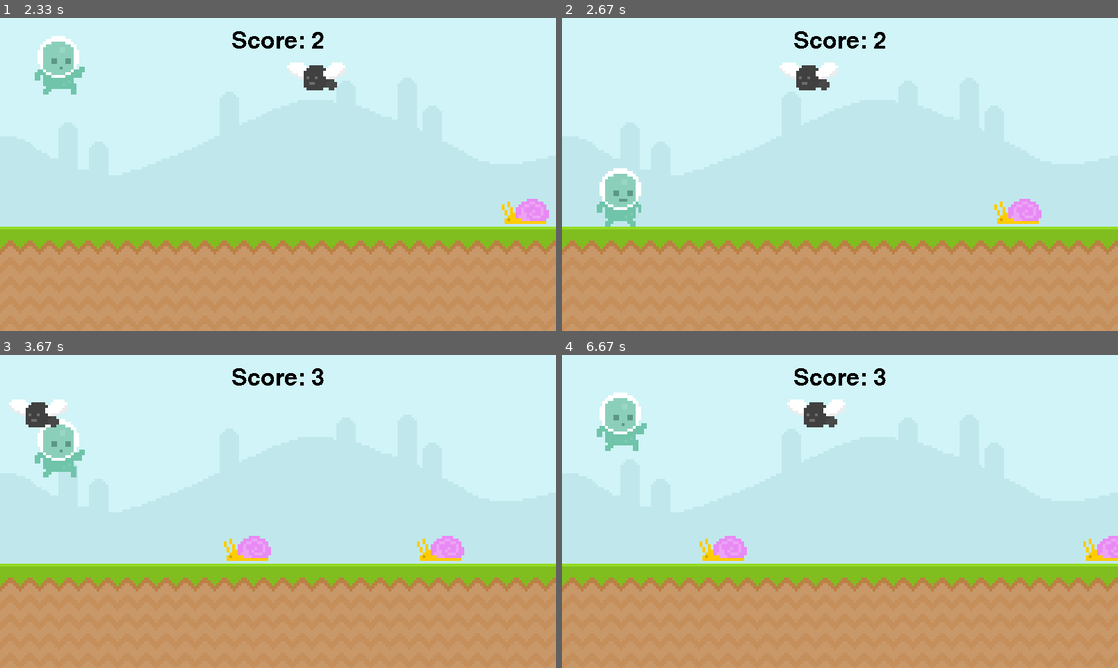
Above: before the commit, frames 1-4 (two rows, left to right).
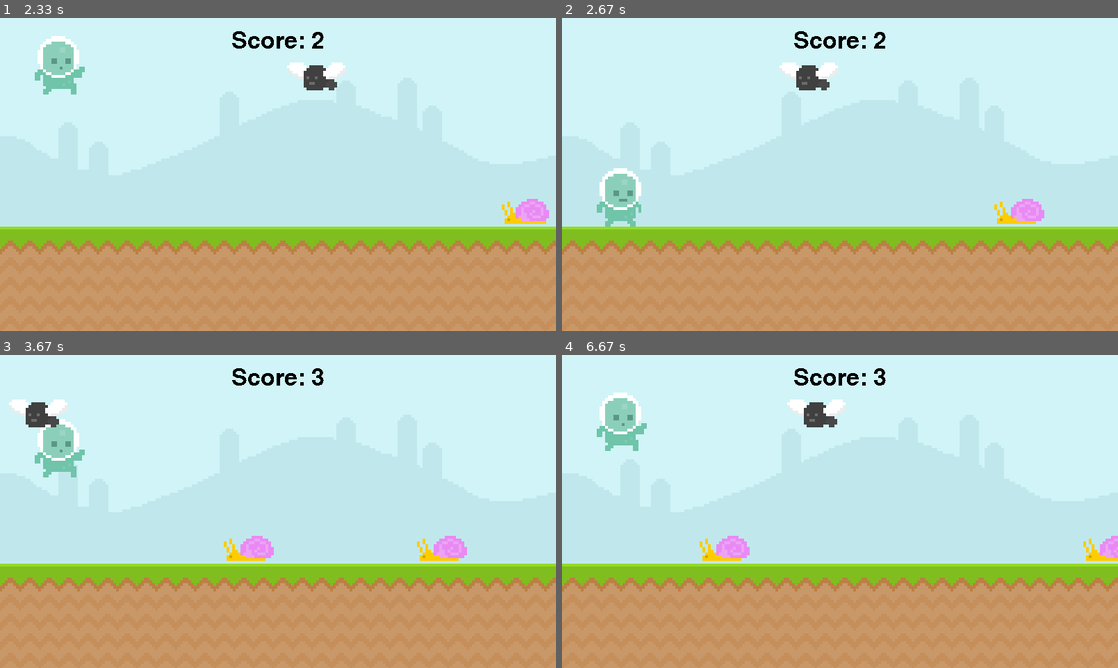
Above: after the commit, the same moments.

Repository: Librichard/Python-Games
Game: pygame game, started from The ultimate introduction to Pygame/Runner.py
Same seed, same stepped clock (60 frames per second), same inputs: the game is played once before the commit and once after it.
Inputs (mouse positions are in pixels of both pictures, inside the frame that each line leads up to):
- Up to frame 1 (2.33 s): click (55, 196) at 0.38 s; click (55, 196) at 1.22 s; tap Space at 2 s
- Up to frame 2 (2.67 s): tap Space at 2.4 s
- Up to frame 3 (3.67 s): tap Space at 2.7, 3.23, 3.53 s
- Up to frame 4 (6.67 s): tap Y at 3.67 s; tap Space at 4.07, 4.37, 4.97, 5.27, 5.8, 6.1, 6.47 s

Frame 1 is identical in both runs. In frame 2, 0.2% of the frame differs, in the area x 80-87%, y 57-66%; in frame 3, 0.4%, in the area x 42-84%, y 57-66%; in frame 4, 0.3%.

Commit message:
animating snail

Diff:
--- a/The ultimate introduction to Pygame/Runner.py
+++ b/The ultimate introduction to Pygame/Runner.py
@@ -9,6 +9,13 @@
 pygame.init()
 pygame.display.set_caption("Runner")
 pygame.time.set_timer(pygame.USEREVENT, 1000)
+
+snail_animation_timer = pygame.USEREVENT + 1
+pygame.time.set_timer(snail_animation_timer, 500)
+
+fly_animation_timer = pygame.USEREVENT + 2
+pygame.time.set_timer(fly_animation_timer, 200)
+
 screen              = pygame.display.set_mode((800, 450))
 clock               = pygame.time.Clock()
 sky_surf            = pygame.image.load("graphics/Sky.png").convert_alpha()
@@ -41,7 +48,13 @@
 player_stand_surf   = pygame.transform.rotozoom(player_stand_surf, 0, 2)
 player_stand_rect   = player_stand_surf.get_rect(center = (400, 200))
 
-snail_surf  = pygame.image.load("graphics/snail/snail1.png").convert_alpha()
+snail_glide1_surf   = pygame.image.load("graphics/snail/snail1.png").convert_alpha()
+snail_glide2_surf   = pygame.image.load("graphics/snail/snail2.png").convert_alpha()
+snail_glide         = [snail_glide1_surf, snail_glide2_surf]
+snail_index         = 0
+snail_surf          = snail_glide[snail_index]
+snail_rect          = snail_surf.get_rect(bottomleft = (randint(800, 1100), 300))
+
 fly_surf    = pygame.image.load("graphics/fly/fly1.png").convert_alpha()
 
 #################
@@ -120,6 +133,11 @@
                 if randint(0, 1):   obstacle_rect_list.append(fly_surf.get_rect(bottomleft = (randint(800, 1000), 300)))
                 else:               obstacle_rect_list.append(snail_surf.get_rect(bottomleft = (randint(800, 1000), 100)))
 
+            if event.type == snail_animation_timer:
+                snail_index += 1
+                if snail_index >= len(snail_glide): snail_index = 0
+                snail_surf = snail_glide[snail_index]
+
     if is_crash(player_rect, obstacle_rect_list):
         display_crash_screen(score_surf, score_rect, text_surf, text_rect, player_stand_surf, player_stand_rect)
     else:
